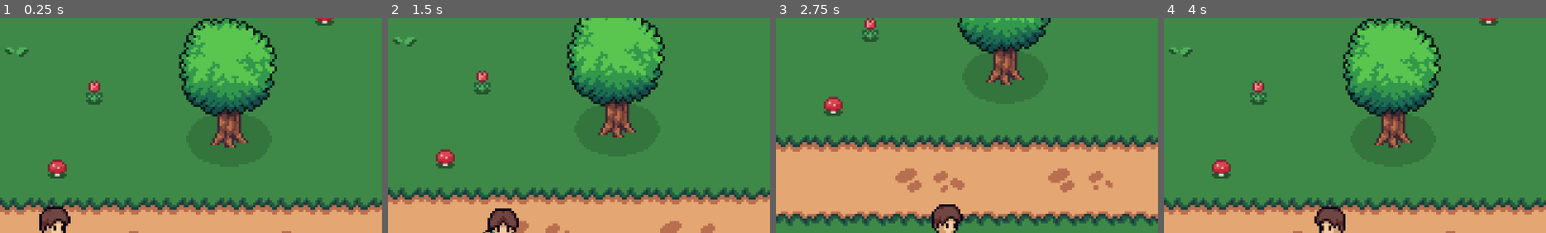
Above: before the commit, frames 1-4 (left to right).
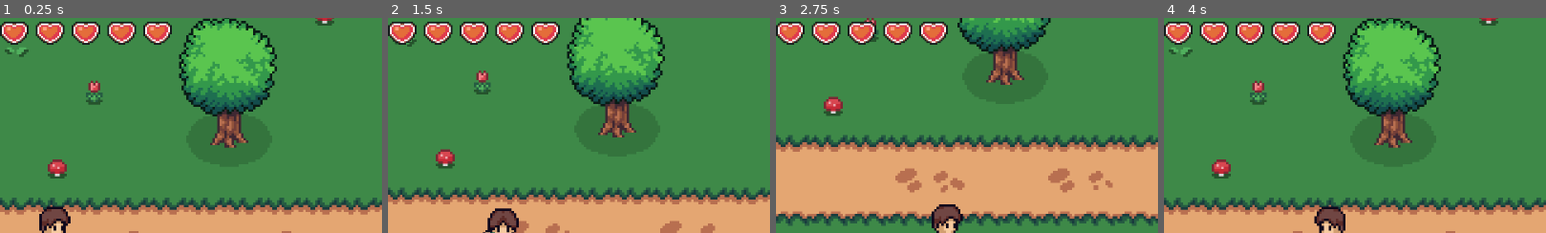
Above: after the commit, the same moments.

Repository: spanman98/top_down_russ
Game: Godot game, scene res://scenes/main.tscn
Same seed, same stepped clock (60 frames per second), same inputs: the game is played once before the commit and once after it.
Inputs:
- Up to frame 1 (0.25 s): no input
- Up to frame 2 (1.5 s): hold Right (right) 0.53-1.28 s; tap Space (attack) at 0.6, 1.35 s; hold Down (down) from 1.28 s (still down)
- Up to frame 3 (2.75 s): release Down (down) at 2.03 s; hold Right (right) from 2.03 s (still down); tap Space (attack) at 2.1 s
- Up to frame 4 (4 s): release Right (right) at 2.78 s; hold Up (up) 2.78-3.53 s; tap Space (attack) at 2.85, 3.6 s; hold Left (left) from 3.53 s (still down)
The pictures show only the part of the screen within x 0-50%, y 0-50%; the shares and areas given below are measured in that part.

The runs differ from the first frame. In frame 1, 3.3% of the frame differs, in the area x 0-45%, y 1-13%; in frame 2, 3.3%; in frame 3, 3.3%; in frame 4, 3.3%.

Commit message:
Tutorial 7 Completed

Diff:
--- a/scenes/hud.tscn
+++ b/scenes/hud.tscn
@@ -1,9 +1,40 @@
 [gd_scene format=3 uid="uid://b8xkitc5h4lfb"]
 
 [ext_resource type="Script" uid="uid://n3yh7tfcvb0b" path="res://scripts/hud.gd" id="1_ahhtf"]
+[ext_resource type="Texture2D" uid="uid://e2ij0fjatbwe" path="res://assets/images/ui/heart_full.png" id="2_oo0fn"]
 
 [node name="HUD" type="CanvasLayer" unique_id=1194875599]
 script = ExtResource("1_ahhtf")
+
+[node name="Hearts" type="HBoxContainer" parent="." unique_id=710084387]
+offset_right = 96.0
+offset_bottom = 16.0
+scale = Vector2(3, 3)
+
+[node name="Heart1" type="TextureRect" parent="Hearts" unique_id=622091488]
+layout_mode = 2
+texture = ExtResource("2_oo0fn")
+stretch_mode = 2
+
+[node name="Heart2" type="TextureRect" parent="Hearts" unique_id=426706713]
+layout_mode = 2
+texture = ExtResource("2_oo0fn")
+stretch_mode = 2
+
+[node name="Heart3" type="TextureRect" parent="Hearts" unique_id=949280678]
+layout_mode = 2
+texture = ExtResource("2_oo0fn")
+stretch_mode = 2
+
+[node name="Heart4" type="TextureRect" parent="Hearts" unique_id=1597702903]
+layout_mode = 2
+texture = ExtResource("2_oo0fn")
+stretch_mode = 2
+
+[node name="Heart5" type="TextureRect" parent="Hearts" unique_id=947852187]
+layout_mode = 2
+texture = ExtResource("2_oo0fn")
+stretch_mode = 2
 
 [node name="FadeOverlay" type="ColorRect" parent="." unique_id=937024522]
 modulate = Color(0, 0, 0, 0)
--- a/scripts/hud.gd
+++ b/scripts/hud.gd
@@ -1,6 +1,42 @@
 extends CanvasLayer
 
+const HEART_SIZE: int = 20
+
+const HEART_FULL = preload("res://assets/images/ui/heart_full.png")
+const HEART_HALF = preload("res://assets/images/ui/heart_half.png")
+const HEART_EMPTY = preload("res://assets/images/ui/heart_empty.png")
+
 @onready var fade_overlay: ColorRect = $FadeOverlay
+@onready var hearts_container: HBoxContainer = $Hearts
+
+var player
+
+
+func set_player(p) -> void:
+	player = p
+	if player:
+		player.health_changed.connect(_update_health)
+		_update_health(player.health)
+
+
+func _update_health(new_health: int) -> void:
+	var hearts = hearts_container.get_children()
+	var max_hearts = len(hearts)
+	var full = int(new_health / HEART_SIZE)
+	var half = 1 if (new_health % HEART_SIZE) > 0 else 0
+	var empty = max_hearts - (full + half)
+
+	# Update full hearts
+	for i in full:
+		hearts[i].texture = HEART_FULL
+
+	# Update half heart
+	if half:
+		hearts[full].texture = HEART_HALF
+
+	# Update empty hearts
+	for i in empty:
+		hearts[len(hearts) - 1 - i].texture = HEART_EMPTY
 
 
 func fade(to_alpha: float) -> void:
--- a/scripts/main.gd
+++ b/scripts/main.gd
@@ -28,6 +28,7 @@
 func _setup_level(level_root: Node) -> void:
 	# Connect Player
 	var player = level_root.get_node("Player")
+	$HUD.set_player(player)
 	player.died.connect(_on_player_died)
 
 	# Connect Exit
--- a/scripts/player.gd
+++ b/scripts/player.gd
@@ -1,5 +1,6 @@
 extends CharacterBody2D
 
+signal health_changed(new_health: int)
 signal died
 
 const SPEED = 300.0
@@ -127,9 +128,11 @@
 	take_damage_sound.play()
 	health -= amount
 	PlayerStats.health = health
-	print(health)
+	emit_signal("health_changed", health)
+
 	if health <= 0:
 		die()
+
 	# Make player invincible for a short time
 	damage_cooldown.start()
 
--- a/scripts/slime.gd
+++ b/scripts/slime.gd
@@ -4,7 +4,7 @@
 const KNOCKBACK_FORCE: int = 100
 
 var is_alive: bool = true
-var strength: int = 80
+var strength: int = 10
 var health: int = 100
 var target = null
 var target_in_range: bool = false
Binary file added: assets/images/ui/heart_empty.png
Not shown, added: assets/images/ui/heart_empty.png.import
Binary file added: assets/images/ui/heart_full.png
Not shown, added: assets/images/ui/heart_full.png.import
Binary file added: assets/images/ui/heart_half.png
Not shown, added: assets/images/ui/heart_half.png.import
